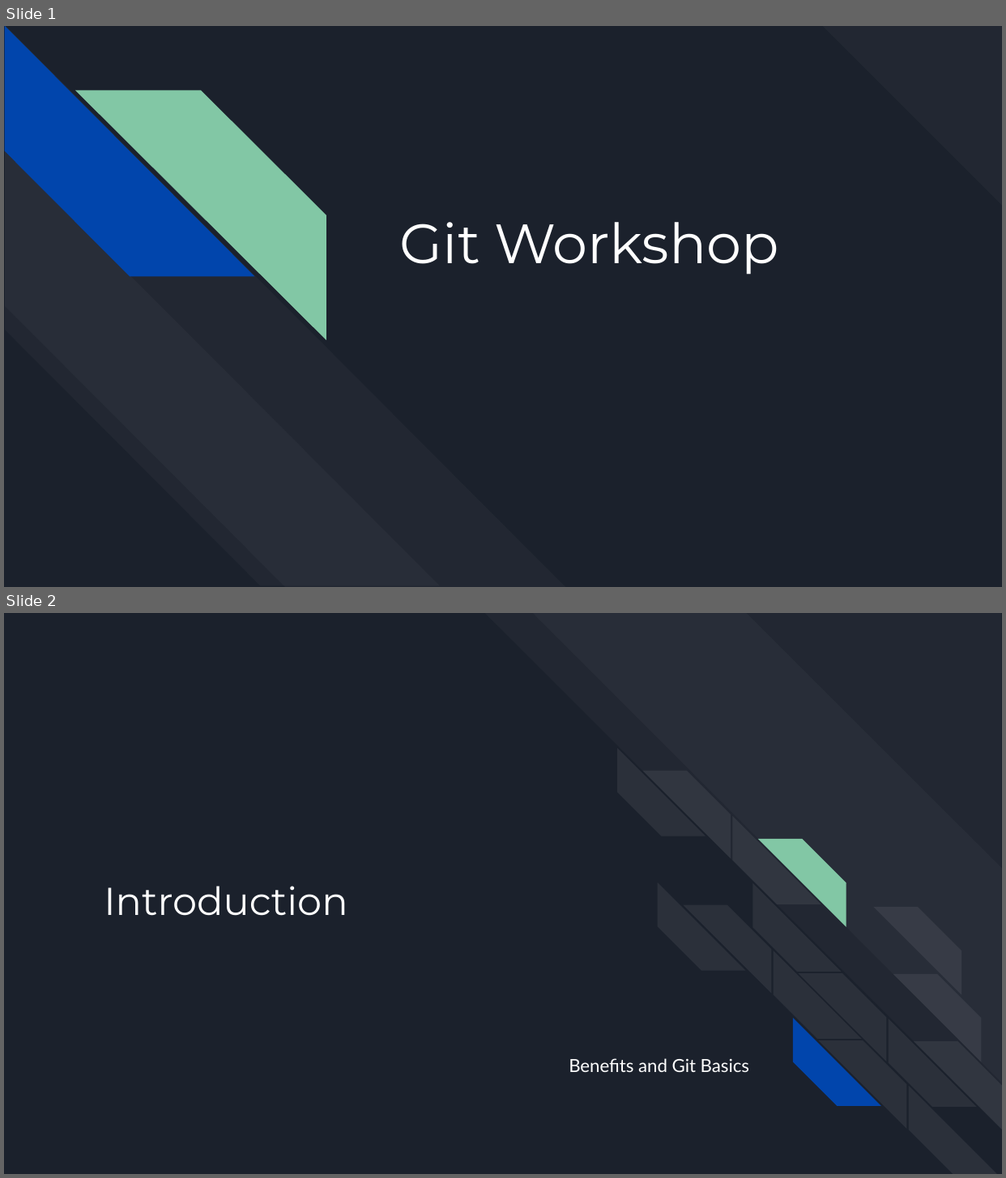
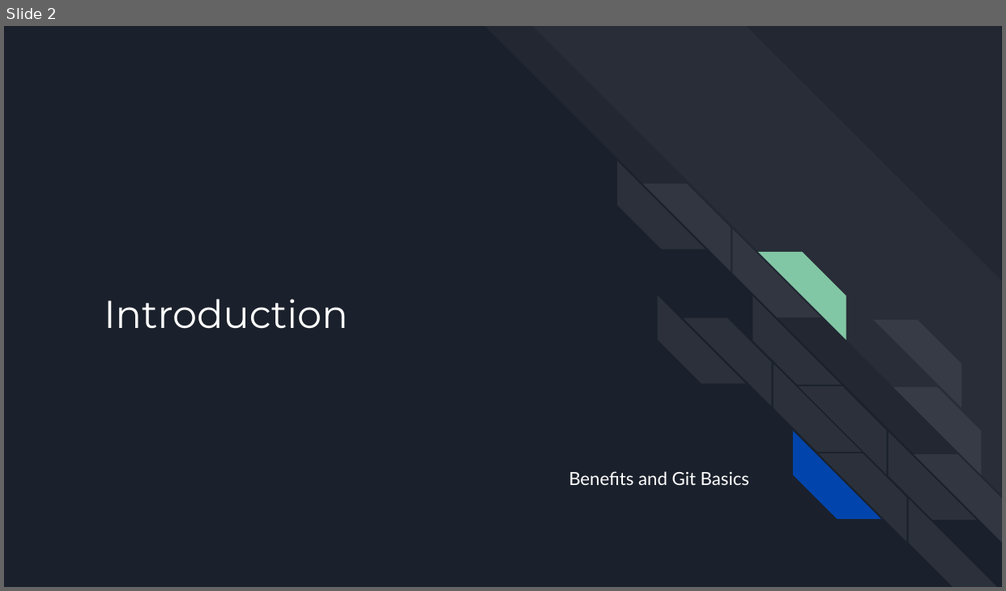
Before and after one commit to batibot323/git-workshop, a slide deck: Git Workshop.pptx. Shown one above the other, each under a label of ours: slides 1 and 2 before the commit, slide 2 after it. The pictures are 1006x1178 and 1006x591 pixels, drawn with LibreOffice and Linux fonts; fonts in the diff are those of the drawing. Boxes give left, top, right and bottom in pixels: in the first picture for what was removed or moved away, otherwise in the second. Text is boxed around its words. In the diff, an @@ line names an element or a change of style, - is before the commit and + after.

```diff
--- a/Git Workshop.pptx
+++ b/Git Workshop.pptx
@@ slide 1 removed at (4,26,1002,587), background #1B212C @@
@@ diag stripe removed at (822,26,1002,206) @@
@@ group removed at (4,27,566,587): 4 diag stripes @@
@@ title removed at (400,222,779,275) @@
-Git Workshop
```
Also in this commit, not shown: 17 slides added, 1 other slide removed.
